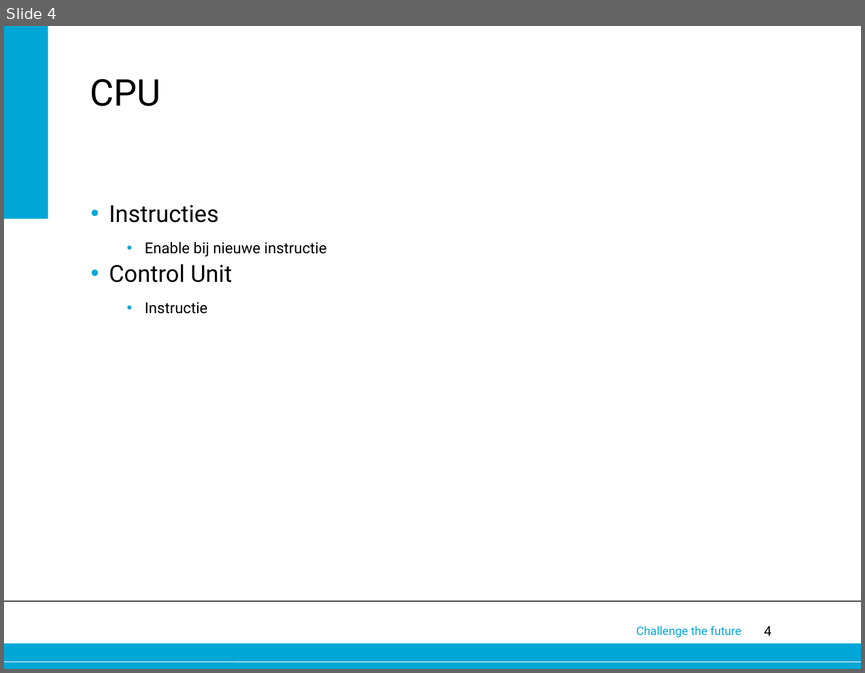
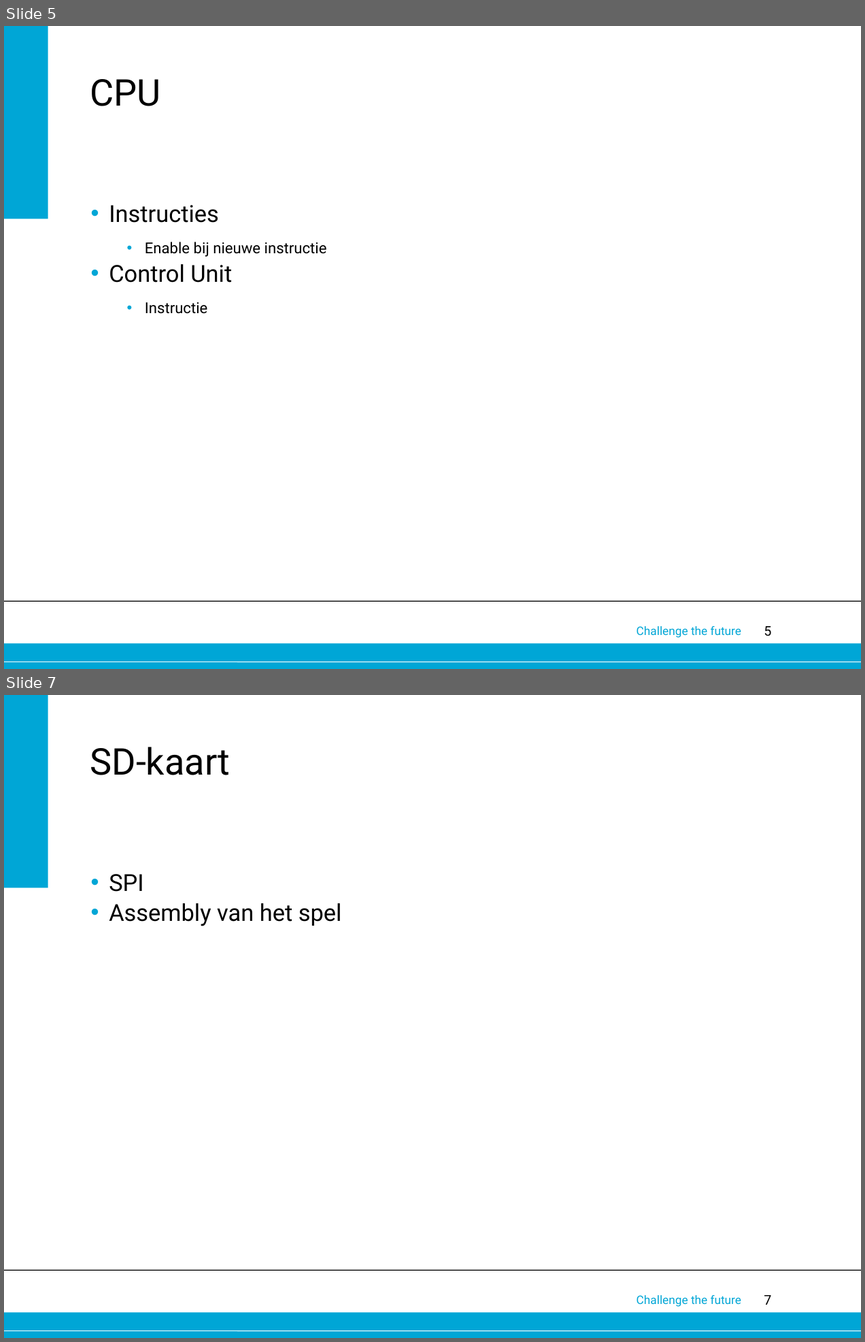
Before and after one commit to 0v3rf10w/epo3a5, a slide deck: Eindpresentatie.pptx. Shown one above the other, each under a label of ours: slide 4 before the commit, slides 5 and 7 after it; the slides between them are not shown. The pictures are 865x673 and 865x1342 pixels, drawn with LibreOffice and Linux fonts; fonts in the diff are those of the drawing; background and template pictures are left out. Boxes give left, top, right and bottom in pixels: in the first picture for what was removed or moved away, otherwise in the second. Text is boxed around its words. In the diff, an @@ line names an element or a change of style, - is before the commit and + after.

```diff
--- a/Eindpresentatie.pptx
+++ b/Eindpresentatie.pptx
@@ slide 7 added at [4, 695, 861, 1338], background #FFFFFF; not listed: 6 template elements that a slide beside it also shows @@
@@ title added at [90, 747, 230, 775], 44 pt, text #000000 @@
+SD-kaart
@@ text added at [109, 874, 342, 926], 28 pt, text #000000 @@
+• SPI
+• Assembly van het spel
@@ what was slide 4 is now slide 5 @@
@@ page number at [764, 626, 771, 636]: text changed @@
-4
+5
```
Also in this commit, not shown: 8 other slides added, 2 slides removed, 1 other file.
